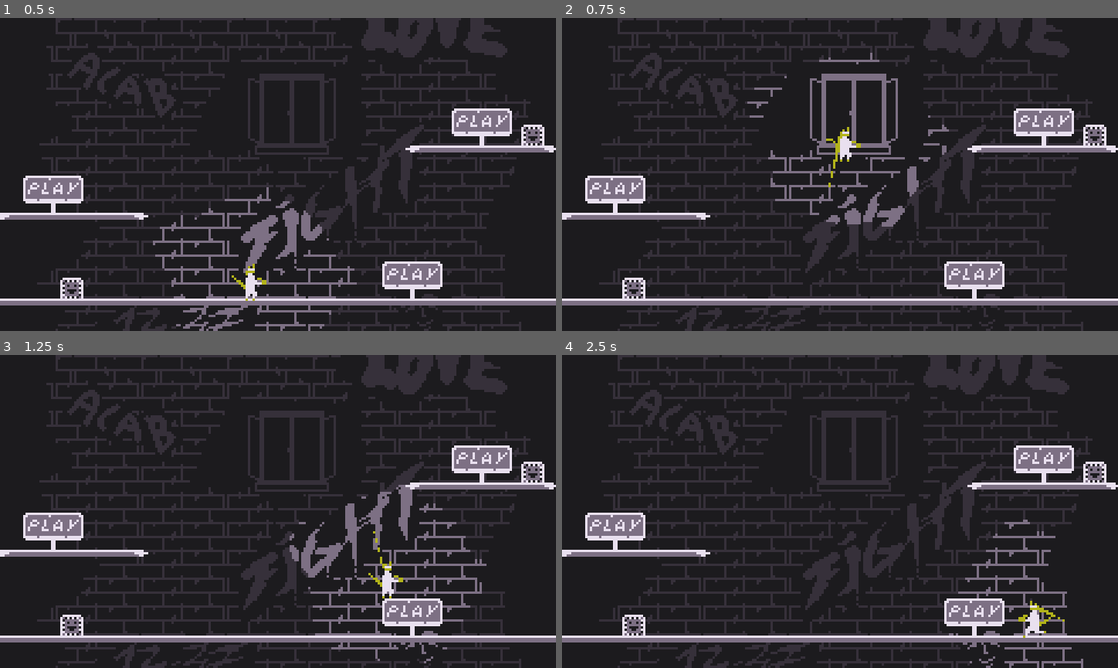
Above: before the commit, frames 1-4 (two rows, left to right).
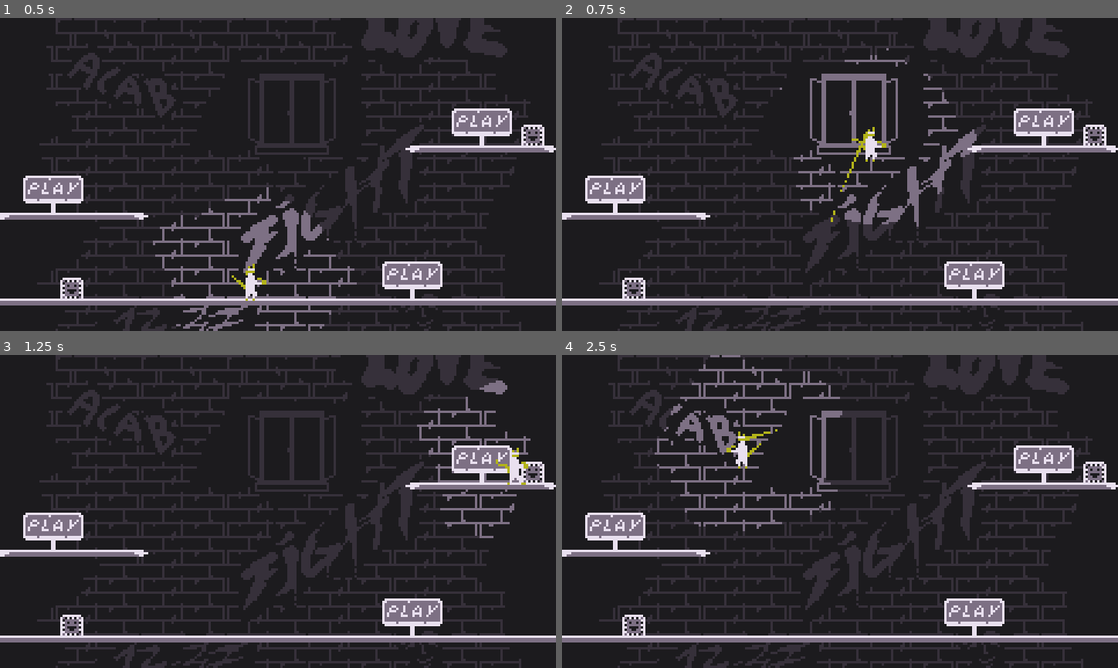
Above: after the commit, the same moments.

Repository: Daxidz/lospecjam01
Game: Godot game, scene res://src/menu/MenuPrincipal.tscn
Two runs of this game, one before a commit and one after it. Both use one fixed random seed, a clock stepped at 60 frames per second and the inputs below. This scene is started directly instead of the project's main scene.
Inputs (mouse positions are in pixels of both pictures, inside the frame that each line leads up to):
- Up to frame 1 (0.5 s): no input
- Up to frame 2 (0.75 s): tap Enter (ui_accept) at 0.5 s; move the mouse to (812, 237) at 0.52 s; hold D (ui_right) from 0.53 s (still down); hold Space (ui_select) from 0.53 s (still down); click (812, 237) at 0.67 s
- Up to frame 3 (1.25 s): keep holding D (ui_right); keep holding Space (ui_select); tap Enter (ui_accept) at 0.77 s
- Up to frame 4 (2.5 s): move the mouse to (1006, 558) at 1.27 s; release Space (ui_select) at 1.28 s; tap Y (change_player) at 1.35 s; tap Enter (ui_accept) at 1.52 s; tap Space (ui_select) at 1.55 s; move the mouse to (673, 464) at 2.02 s; release D (ui_right) at 2.03 s; hold A (ui_left) from 2.03 s (still down); hold Space (ui_select) from 2.03 s (still down)

Frame 1 is identical in both runs. In frame 2, 1.8% of the frame differs, in the area x 33-75%, y 9-67%; in frame 3, 5.1%; in frame 4, 5.3%, in the area x 16-94%, y 0-100%.

Commit message:
Long punch not really good feeling

Diff:
--- a/src/fighter/Fighter.gd
+++ b/src/fighter/Fighter.gd
@@ -65,9 +65,11 @@
 	is_knockbacked = true
 	$KnockbackTimer.start(knockback_time)
 	$Particles2D.emitting = true
-	$Particles2D.scale + 0.5 * punch_vec.normalized()
+	$Particles2D.scale + 0.6 * punch_vec.normalized()
 
 	state_machine.travel("knockback")
+	is_charging = false
+	is_punching = false
 	emit_signal("punched", self)
 
 
@@ -82,23 +84,14 @@
 
 
 
-func punch():
-	state_machine.travel("attack")
-
-var start_t: float = 0.0
-var end_t: float = 0.0
-
-func _input(event):
-	if event.is_action_pressed("ui_select"+str(controller_nb)):
-		if (!control_disabled):
-			punch()
 
 func _process(delta):
+
 	if paused:
 		return
 	var cur_anim: String = "idle"
 
-	if position.x > get_viewport_rect().size.x + ko_margin or position.y > get_viewport_rect().size.y +ko_margin or position.x < -ko_margin:
+	if position.x > get_viewport_rect().size.x + ko_margin or position.y > get_viewport_rect().size.y + ko_margin or position.x < - ko_margin:
 		emit_signal("dead", self)
 
 	if not is_knockbacked:
@@ -109,8 +102,43 @@
 	else:
 		cur_anim = "knockback"
 
-	if $AnimationPlayer.current_animation != cur_anim:
+	if $AnimationPlayer.current_animation != cur_anim and not (is_punching or is_long_punching):
 		state_machine.travel(cur_anim)
+
+
+var is_punching: bool = false
+var is_charging: bool = false
+var is_long_punching: bool = false
+export var charge_time_s: int = 0.13
+var start_t: float = 0.0
+var end_t: float = 0.0
+func _input(event):
+
+	if (control_disabled):
+		return
+
+	if event.is_action_pressed("ui_select"+str(controller_nb)):
+		start_t = OS.get_ticks_usec()
+		print("PREPARE ATTACK")
+		$LongPunchTimer.start(charge_time_s)
+		is_punching = true
+		state_machine.travel("prep_attack")
+	if event.is_action_released("ui_select"+str(controller_nb)):
+		end_t = OS.get_ticks_usec()
+		print(str(end_t-start_t) + " us, " + str((end_t-start_t)/1000.0) + " s")
+
+		start_t = 0
+		if $AnimationPlayer.current_animation == "max_charge":
+			state_machine.travel("attack_long")
+			is_long_punching = true
+			print("ATTACK LONG")
+
+		else:
+			print("IDLE")
+			state_machine.travel("idle")
+
+
+
 
 
 func get_input():
@@ -119,7 +147,8 @@
 	var in_air = !is_on_floor();
 	var dir = 0
 
-	can_rotate = $AnimationPlayer.current_animation != "attack" and $JumpDirTimer.is_stopped()
+	can_rotate =  not is_punching and $JumpDirTimer.is_stopped()
+#	can_rotate = $AnimationPlayer.current_animation != "attack" and not is_punching and $JumpDirTimer.is_stopped()
 
 	friction = base_friction
 
@@ -135,8 +164,10 @@
 	if dir != 0:
 		if in_air:
 			cur_speed *= 0.5
-		if is_knockbacked:
+		if is_knockbacked or is_punching or is_long_punching:
 			cur_speed *= 0.1
+		else:
+			cur_speed = speed
 
 		velocity.x = lerp(velocity.x, dir * cur_speed, base_acceleration)
 	else:
@@ -203,9 +234,36 @@
 
 
 func _on_PassTrough_body_exited(body: PhysicsBody2D):
-	print(body.get_path())
 	if body == self:
 		return
-	print("BACK TO PHYSICS BITCH")
 	if not get_collision_layer_bit(0):
 		set_collision_layer_bit(0, true)
+
+
+func _on_AnimationPlayer_animation_finished(anim_name):
+	if anim_name == "attack" or anim_name == "attack_long":
+		is_punching = false
+
+func end_punch():
+	is_punching = false
+
+func end_long_punch():
+	is_long_punching = false
+
+func do_long_punch():
+		state_machine.travel("prepare_long")
+
+func _on_LongPunchTimer_timeout():
+
+	if is_punching:
+		print("PREPARING LONG")
+		state_machine.travel("prepare_long")
+	else:
+		print("SHORT")
+
+		is_punching = false
+		state_machine.travel("attack")
+
+
+func _on_AnimationPlayer_animation_changed(old_name, new_name):
+	print(old_name + " -> " + new_name)
--- a/src/fighter/Fighter.tscn
+++ b/src/fighter/Fighter.tscn
@@ -19,7 +19,7 @@
 extents = Vector2( 2, 6 )
 
 [sub_resource type="Animation" id=4]
-length = 0.25
+length = 0.16
 step = 0.02
 tracks/0/type = "value"
 tracks/0/path = NodePath("Sprite:frame")
@@ -28,10 +28,10 @@
 tracks/0/imported = false
 tracks/0/enabled = true
 tracks/0/keys = {
-"times": PoolRealArray( 0, 0.02, 0.04, 0.06, 0.1, 0.16, 0.22 ),
-"transitions": PoolRealArray( 1, 1, 1, 1, 1, 1, 1 ),
-"update": 1,
-"values": [ 2, 3, 4, 5, 6, 7, 8 ]
+"times": PoolRealArray( 0, 0.04, 0.1 ),
+"transitions": PoolRealArray( 1, 1, 1 ),
+"update": 1,
+"values": [ 6, 7, 8 ]
 }
 tracks/1/type = "value"
 tracks/1/path = NodePath("Hitbox/CollisionShape2D:disabled")
@@ -40,10 +40,67 @@
 tracks/1/imported = false
 tracks/1/enabled = true
 tracks/1/keys = {
-"times": PoolRealArray( 0, 0.1, 0.18 ),
-"transitions": PoolRealArray( 1, 1, 1 ),
-"update": 1,
-"values": [ true, false, true ]
+"times": PoolRealArray( 0, 0.06 ),
+"transitions": PoolRealArray( 1, 1 ),
+"update": 1,
+"values": [ false, true ]
+}
+tracks/2/type = "method"
+tracks/2/path = NodePath(".")
+tracks/2/interp = 1
+tracks/2/loop_wrap = true
+tracks/2/imported = false
+tracks/2/enabled = true
+tracks/2/keys = {
+"times": PoolRealArray( 0.14 ),
+"transitions": PoolRealArray( 1 ),
+"values": [ {
+"args": [  ],
+"method": "end_punch"
+} ]
+}
+
+[sub_resource type="Animation" id=40]
+resource_name = "attack_long"
+length = 0.16
+step = 0.02
+tracks/0/type = "value"
+tracks/0/path = NodePath("Sprite:frame")
+tracks/0/interp = 1
+tracks/0/loop_wrap = true
+tracks/0/imported = false
+tracks/0/enabled = true
+tracks/0/keys = {
+"times": PoolRealArray( 0, 0.04, 0.08 ),
+"transitions": PoolRealArray( 1, 2.2974, 1 ),
+"update": 1,
+"values": [ 20, 21, 22 ]
+}
+tracks/1/type = "value"
+tracks/1/path = NodePath("Hitbox/AttackLONG:disabled")
+tracks/1/interp = 1
+tracks/1/loop_wrap = true
+tracks/1/imported = false
+tracks/1/enabled = true
+tracks/1/keys = {
+"times": PoolRealArray( 0, 0.06 ),
+"transitions": PoolRealArray( 1, 1 ),
+"update": 1,
+"values": [ false, true ]
+}
+tracks/2/type = "method"
+tracks/2/path = NodePath(".")
+tracks/2/interp = 1
+tracks/2/loop_wrap = true
+tracks/2/imported = false
+tracks/2/enabled = true
+tracks/2/keys = {
+"times": PoolRealArray( 0.14 ),
+"transitions": PoolRealArray( 1 ),
+"values": [ {
+"args": [  ],
+"method": "end_punch"
+} ]
 }
 
 [sub_resource type="Animation" id=5]
@@ -76,6 +133,59 @@
 "transitions": PoolRealArray( 1, 1 ),
 "update": 1,
 "values": [ 9, 10 ]
+}
+
+[sub_resource type="Animation" id=41]
+resource_name = "max_charge"
+length = 0.16
+loop = true
+step = 0.02
+tracks/0/type = "value"
+tracks/0/path = NodePath("Sprite:frame")
+tracks/0/interp = 1
+tracks/0/loop_wrap = true
+tracks/0/imported = false
+tracks/0/enabled = true
+tracks/0/keys = {
+"times": PoolRealArray( 0, 0.08 ),
+"transitions": PoolRealArray( 1, 1 ),
+"update": 1,
+"values": [ 18, 19 ]
+}
+
+[sub_resource type="Animation" id=42]
+resource_name = "prep_attack"
+length = 0.1
+step = 0.02
+tracks/0/type = "value"
+tracks/0/path = NodePath("Sprite:frame")
+tracks/0/interp = 1
+tracks/0/loop_wrap = true
+tracks/0/imported = false
+tracks/0/enabled = true
+tracks/0/keys = {
+"times": PoolRealArray( 0, 0.02, 0.04, 0.06 ),
+"transitions": PoolRealArray( 1, 1, 1, 1 ),
+"update": 1,
+"values": [ 2, 3, 4, 5 ]
+}
+
+[sub_resource type="Animation" id=43]
+resource_name = "prepare_long"
+length = 0.4
+loop = true
+step = 0.02
+tracks/0/type = "value"
+tracks/0/path = NodePath("Sprite:frame")
+tracks/0/interp = 1
+tracks/0/loop_wrap = true
+tracks/0/imported = false
+tracks/0/enabled = true
+tracks/0/keys = {
+"times": PoolRealArray( 0, 0.14, 0.26 ),
+"transitions": PoolRealArray( 1, 1, 1 ),
+"update": 1,
+"values": [ 15, 16, 17 ]
 }
 
 [sub_resource type="Animation" id=7]
@@ -99,54 +209,100 @@
 [sub_resource type="AnimationNodeAnimation" id=8]
 animation = "attack"
 
+[sub_resource type="AnimationNodeAnimation" id=44]
+animation = "attack_long"
+
 [sub_resource type="AnimationNodeAnimation" id=9]
 animation = "idle"
 
 [sub_resource type="AnimationNodeAnimation" id=10]
 animation = "knockback"
 
+[sub_resource type="AnimationNodeAnimation" id=45]
+animation = "max_charge"
+
+[sub_resource type="AnimationNodeAnimation" id=46]
+animation = "prep_attack"
+
+[sub_resource type="AnimationNodeAnimation" id=47]
+animation = "prepare_long"
+
 [sub_resource type="AnimationNodeAnimation" id=11]
 animation = "run"
 
-[sub_resource type="AnimationNodeStateMachineTransition" id=12]
-
-[sub_resource type="AnimationNodeStateMachineTransition" id=13]
+[sub_resource type="AnimationNodeStateMachineTransition" id=14]
+
+[sub_resource type="AnimationNodeStateMachineTransition" id=15]
+
+[sub_resource type="AnimationNodeStateMachineTransition" id=16]
+switch_mode = 2
+
+[sub_resource type="AnimationNodeStateMachineTransition" id=17]
+
+[sub_resource type="AnimationNodeStateMachineTransition" id=18]
+
+[sub_resource type="AnimationNodeStateMachineTransition" id=20]
+switch_mode = 2
+
+[sub_resource type="AnimationNodeStateMachineTransition" id=48]
+
+[sub_resource type="AnimationNodeStateMachineTransition" id=50]
+switch_mode = 2
+priority = 2
+
+[sub_resource type="AnimationNodeStateMachineTransition" id=51]
 switch_mode = 2
 auto_advance = true
 
-[sub_resource type="AnimationNodeStateMachineTransition" id=14]
-
-[sub_resource type="AnimationNodeStateMachineTransition" id=15]
-
-[sub_resource type="AnimationNodeStateMachineTransition" id=16]
-switch_mode = 2
-
-[sub_resource type="AnimationNodeStateMachineTransition" id=17]
-
-[sub_resource type="AnimationNodeStateMachineTransition" id=18]
-
-[sub_resource type="AnimationNodeStateMachineTransition" id=19]
-
-[sub_resource type="AnimationNodeStateMachineTransition" id=20]
+[sub_resource type="AnimationNodeStateMachineTransition" id=52]
+
+[sub_resource type="AnimationNodeStateMachineTransition" id=53]
+
+[sub_resource type="AnimationNodeStateMachineTransition" id=54]
+
+[sub_resource type="AnimationNodeStateMachineTransition" id=55]
+switch_mode = 2
+auto_advance = true
+
+[sub_resource type="AnimationNodeStateMachineTransition" id=56]
+switch_mode = 2
+auto_advance = true
+
+[sub_resource type="AnimationNodeStateMachineTransition" id=57]
+
+[sub_resource type="AnimationNodeStateMachineTransition" id=58]
+
+[sub_resource type="AnimationNodeStateMachineTransition" id=60]
 switch_mode = 2
 
 [sub_resource type="AnimationNodeStateMachine" id=21]
 states/attack/node = SubResource( 8 )
-states/attack/position = Vector2( 441, 99 )
+states/attack/position = Vector2( 512, 188 )
+states/attack_long/node = SubResource( 44 )
+states/attack_long/position = Vector2( 654, -170.862 )
 states/idle/node = SubResource( 9 )
-states/idle/position = Vector2( 205, 68 )
+states/idle/position = Vector2( 521, -276 )
 states/knockback/node = SubResource( 10 )
-states/knockback/position = Vector2( 247, -90 )
+states/knockback/position = Vector2( 205, -270 )
+states/max_charge/node = SubResource( 45 )
+states/max_charge/position = Vector2( 668.739, -33.9544 )
+states/prep_attack/node = SubResource( 46 )
+states/prep_attack/position = Vector2( 177.739, 108.138 )
+states/prepare_long/node = SubResource( 47 )
+states/prepare_long/position = Vector2( 603.739, 51.0456 )
 states/run/node = SubResource( 11 )
-states/run/position = Vector2( 105, 194 )
-transitions = [ "idle", "attack", SubResource( 12 ), "attack", "idle", SubResource( 13 ), "idle", "knockback", SubResource( 14 ), "knockback", "idle", SubResource( 15 ), "attack", "knockback", SubResource( 16 ), "idle", "run", SubResource( 17 ), "run", "idle", SubResource( 18 ), "run", "attack", SubResource( 19 ), "attack", "run", SubResource( 20 ) ]
+states/run/position = Vector2( 2, 411 )
+transitions = [ "idle", "knockback", SubResource( 14 ), "knockback", "idle", SubResource( 15 ), "attack", "knockback", SubResource( 16 ), "idle", "run", SubResource( 17 ), "run", "idle", SubResource( 18 ), "attack", "run", SubResource( 20 ), "idle", "prep_attack", SubResource( 48 ), "prep_attack", "prepare_long", SubResource( 50 ), "prepare_long", "max_charge", SubResource( 51 ), "max_charge", "attack_long", SubResource( 52 ), "attack_long", "run", SubResource( 53 ), "run", "prep_attack", SubResource( 54 ), "attack_long", "idle", SubResource( 55 ), "attack", "idle", SubResource( 56 ), "prepare_long", "knockback", SubResource( 57 ), "max_charge", "knockback", SubResource( 58 ), "prep_attack", "attack", SubResource( 60 ) ]
 start_node = "idle"
-graph_offset = Vector2( -407.261, -132.862 )
+graph_offset = Vector2( -407.261, -4.61838 )
 
 [sub_resource type="AnimationNodeStateMachinePlayback" id=22]
 
 [sub_resource type="RectangleShape2D" id=23]
 extents = Vector2( 8, 9 )
+
+[sub_resource type="RectangleShape2D" id=59]
+extents = Vector2( 13, 11 )
 
 [sub_resource type="RectangleShape2D" id=24]
 extents = Vector2( 3, 7 )
@@ -242,7 +398,7 @@
 material = SubResource( 1 )
 collision_mask = 0
 script = ExtResource( 2 )
-hit_power = 30
+hit_power = 20
 color = Color( 0.701961, 0.705882, 0.105882, 1 )
 ko_margin = 30.0
 base_friction = 0.8
@@ -254,7 +410,7 @@
 material = SubResource( 2 )
 z_index = 1
 texture = ExtResource( 1 )
-hframes = 15
+hframes = 23
 frame = 1
 
 [node name="CollisionShape2D" type="CollisionShape2D" parent="."]
@@ -267,8 +423,12 @@
 
 [node name="AnimationPlayer" type="AnimationPlayer" parent="."]
 anims/attack = SubResource( 4 )
+anims/attack_long = SubResource( 40 )
 anims/idle = SubResource( 5 )
 anims/knockback = SubResource( 6 )
+anims/max_charge = SubResource( 41 )
+anims/prep_attack = SubResource( 42 )
+anims/prepare_long = SubResource( 43 )
 anims/run = SubResource( 7 )
 
 [node name="AnimationTree" type="AnimationTree" parent="."]
@@ -278,13 +438,18 @@
 parameters/playback = SubResource( 22 )
 
 [node name="Hitbox" type="Area2D" parent="."]
-visible = false
 collision_layer = 4
 collision_mask = 2
 
 [node name="CollisionShape2D" type="CollisionShape2D" parent="Hitbox"]
 position = Vector2( 11, -4 )
 shape = SubResource( 23 )
+disabled = true
+
+[node name="AttackLONG" type="CollisionShape2D" parent="Hitbox"]
+position = Vector2( 19, -8 )
+shape = SubResource( 59 )
+disabled = true
 
 [node name="Hurbox" type="Area2D" parent="."]
 visible = false
@@ -334,8 +499,15 @@
 [node name="CollisionShape2D" type="CollisionShape2D" parent="PassTrough"]
 shape = SubResource( 39 )
 
+[node name="LongPunchTimer" type="Timer" parent="."]
+wait_time = 0.05
+one_shot = true
+
 [connection signal="timeout" from="CoyoteTimer" to="." method="_on_CoyoteTimer_timeout"]
+[connection signal="animation_changed" from="AnimationPlayer" to="." method="_on_AnimationPlayer_animation_changed"]
+[connection signal="animation_finished" from="AnimationPlayer" to="." method="_on_AnimationPlayer_animation_finished"]
 [connection signal="area_entered" from="Hitbox" to="." method="_on_Hitbox_area_entered"]
 [connection signal="timeout" from="KnockbackTimer" to="." method="_on_KnockbackTimer_timeout"]
 [connection signal="timeout" from="Sprite2/Timer" to="Sprite2" method="_on_Timer_timeout"]
 [connection signal="body_exited" from="PassTrough" to="." method="_on_PassTrough_body_exited"]
+[connection signal="timeout" from="LongPunchTimer" to="." method="_on_LongPunchTimer_timeout"]
--- a/src/fighter/Main.tscn
+++ b/src/fighter/Main.tscn
@@ -21,7 +21,6 @@
 position = Vector2( 1, 0 )
 script = ExtResource( 3 )
 pause_time = 0.08
-nb_players = 1
 inactive_time = 0.2
 
 [node name="Position2D" type="Position2D" parent="."]
@@ -38,6 +37,7 @@
 
 [node name="PlatformSpawner" parent="." instance=ExtResource( 1 )]
 pause_mode = 1
+enabled = true
 
 [node name="BG" type="Sprite" parent="."]
 pause_mode = 1
--- a/src/world/PlatformSpawner.gd
+++ b/src/world/PlatformSpawner.gd
@@ -26,7 +26,8 @@
 	box.position.x = rand.randi_range(0, get_viewport_rect().size.x)
 	box.position.y = 0
 	box.position = get_parent().get_node("Comentator").position
-	box.velocity = Vector2(rand.randf_range(100, 300), rand.randf_range(-30, -120))
+	box.velocity = Vector2(rand.randf_range(100, 300), rand.randf_range(-30, -120)) # bas
+	box.velocity = Vector2(rand.randf_range(-30, -120), rand.randf_range(100, 300))
 	get_parent().get_node("Boxes").add_child(box)
 
 func spawn_platform():
Binary file changed: assets/img/fighter/fighter.aseprite
Binary file changed: assets/img/fighter/fighter.png
Not shown: 1 places in src/fighter/Fighter.tscn that only renumber resources
